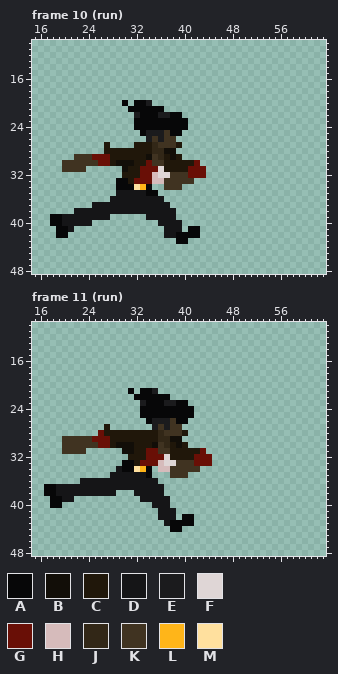
One commit to this pixel-art file: Assets/Resources/Sprites/player.aseprite. Above: the version before the commit.
64x64 pixels, 42 frames. Colours within 5 levels of each other are drawn and written as one. Shown: frame 10 (run): x 15..63, y 10..48; frame 11 (run): x 15..63, y 10..48. The commit also changed other frames, which this record leaves out.
Visible layers, top first: "Layer 3", "Layer 2", "Layer 1".
Palette (. is transparent): A #070708  B #120e08  C #20170a  D #151517  E #1b1b1d  F #dfd6d6  G #690f06  H #d6bbbb  J #322717  K #403321  L #ffb519  M #ffe09e
Pixels before, frame 10 (run), first column x 18:
20 ............A.AAE.........
21 .............AAAAAA.......
22 ..............EAAAEEAA....
23 ..............AAAAAAAAA...
24 ..............AAAAAAAAA...
25 ...............AEEEKAA....
26 ................EKEKK.....
27 .........C....CCCJKKKC....
28 .........CCCCCCCCJJBB.....
29 ....KKKGGGCCCCCCBKJCBC....
30 ..KKKKKKGGCBBBCCGKKCCCCCG.
31 ..KKKK......BCCGGGFCCCCGGG
32 ............CCCGGHFFKKKGGG
33 ...........AACGGGHHKKKKK..
34 ...........AAAMLA..KKK....
35 ...........DDDDDAA........
36 ..........DDDDDDDDD.......
37 .......DDDDDDDDDDDDD......
38 ....DDDDDDDDDDDDDDDDD.....
39 AADDDDDDDD......DDDDD.....
40 AADDDDD...........DDDD....
41 .AAD...............DDD.AA.
42 .AA................DDAAAA.
43 .....................AA...
Pixels before, frame 11 (run), first column x 17:
21 ..............A.AAE.........
22 ...............AAAAAA.......
23 ................EAAAEEAA....
24 ................AAAAAAAAA...
25 ................AAAAAAAAA...
26 .................AEEEKAA....
27 ..........C.......EKEKK.....
28 .........GCCCCCCCCCJKKKC....
29 ...KKKKKGGGCCCCCCCCJJBB.....
30 ...KKKKKKGGCBBBCCCBKJCBC....
31 ...KKKK......BBCCGGKKCCCCCG.
32 ..............CCCGGGFCCCCGGG
33 .............AACGGGHFFKKKGGG
34 ............DAAMLA.HHKKKKK..
35 ...........DDDDDDA...KKK....
36 ......DDDDDDDDDDDDD.........
37 AADDDDDDDDDDDDDDDDDD........
38 AADDDDDDDDDD...DDDDD........
39 .AADD...........DDDDD.......
40 .AA...............DDD.......
41 ...................DDD......
42 ...................DDD.AA...
43 ....................DAAAA...
44 .....................AA.....
Now the later version:
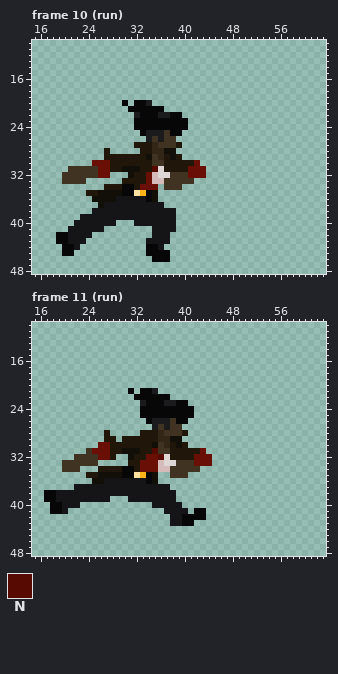
Colours new in this view: N #570a02
Commit: hollow enemy, player anims
Diff:
Changed rows in their new state; - is an unchanged pixel.
Frame 10 (run), layers "Layer 2", "Layer 1":
first column x 18:
27 ---------.---------------
28 ----------.....----------
29 ----.....C---------------
30 --.....G---CCC--C--------
31 --.---KKGGCC-BBCCN-------
32 --KKKKKKGG--.B-C---------
33 --KKKK-----.C-CC---------
34 ---------CCC--CGGG-------
35 ------CCBBBBAAML-B-------
36 -------BBBB-----AB.------
37 -------.B----------.-----
38 ----...------------------
39 .....-----DDDDDD---------
40 ....---DDDD---DDDD---.---
41 -..-DDDDD--------DD--.-..
42 ---DDDD----------DD-.....
43 -AADDD----------DDDD-..--
44 --AAD-----------AAD------
45 --AA------------AAAA-----
46 -----------------AAA-----
Frame 11 (run), layers "Layer 2", "Layer 1":
first column x 17:
27 ----------.----------------
28 ---------.-.....-----------
29 ---.......C-.--------------
30 ---......---CCC------------
31 ---....KGGGCC--B-CN--------
32 -----KKKKGGC--B----N-------
33 ---KKKKKK----.C------------
34 ---KKK---CCCC--CGGG--------
35 -------CCBBBBAAML-B--------
36 ------..BB-------AB--------
37 .....---------------D------
38 ------------DDD-----DD-----
39 A-D--DDDDDD---DD-----D-----
40 ---DDD---------------DD----
41 -AAD---------------.--DD-AA
42 -------------------..-D--AA
43 --------------------.DD----
44 ---------------------..----
Changed places in both pictures, as pixel boxes (x1, y1, x2, y2):
changed: (50, 142, 200, 262)
changed: (44, 424, 206, 532)
